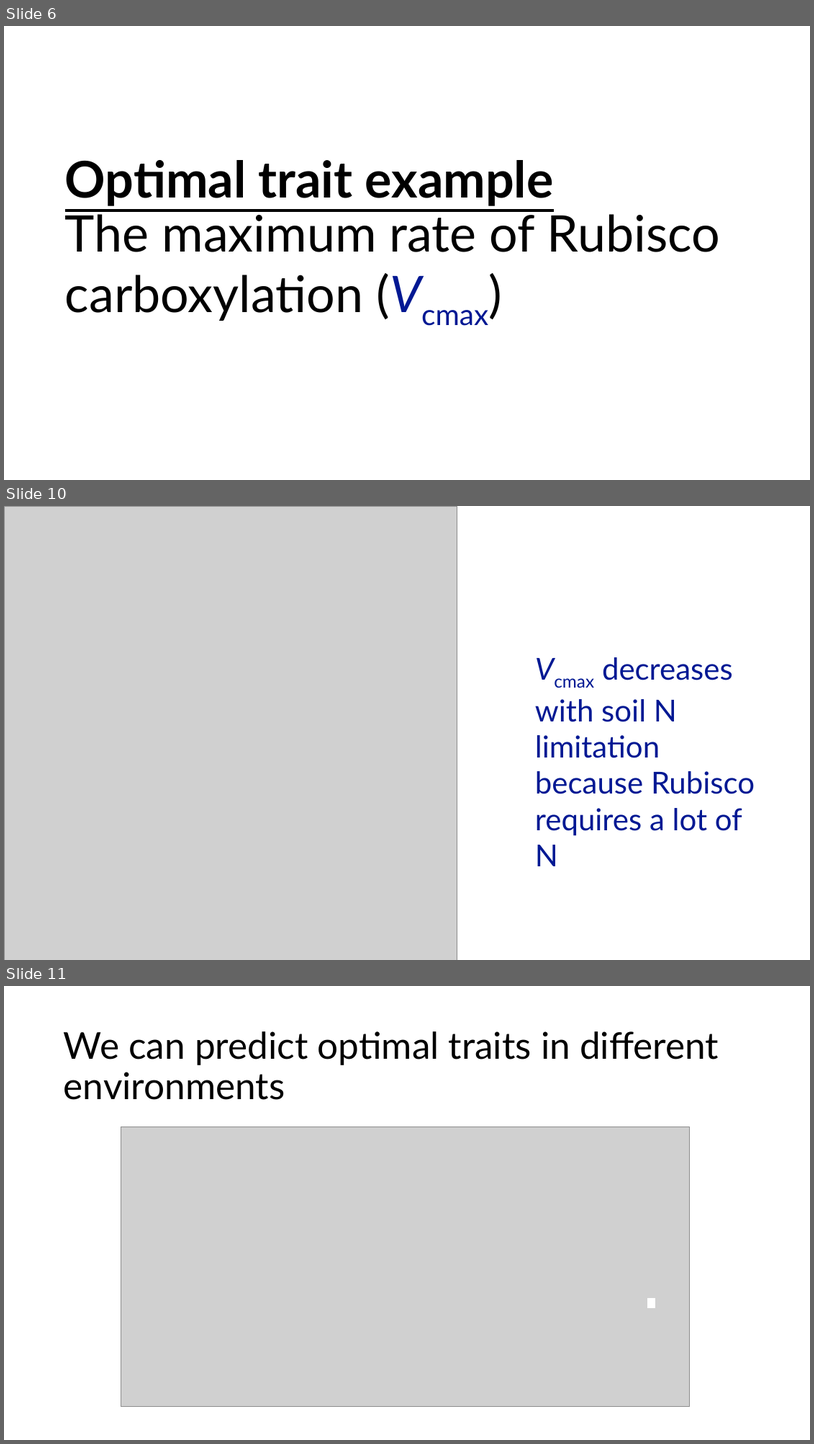
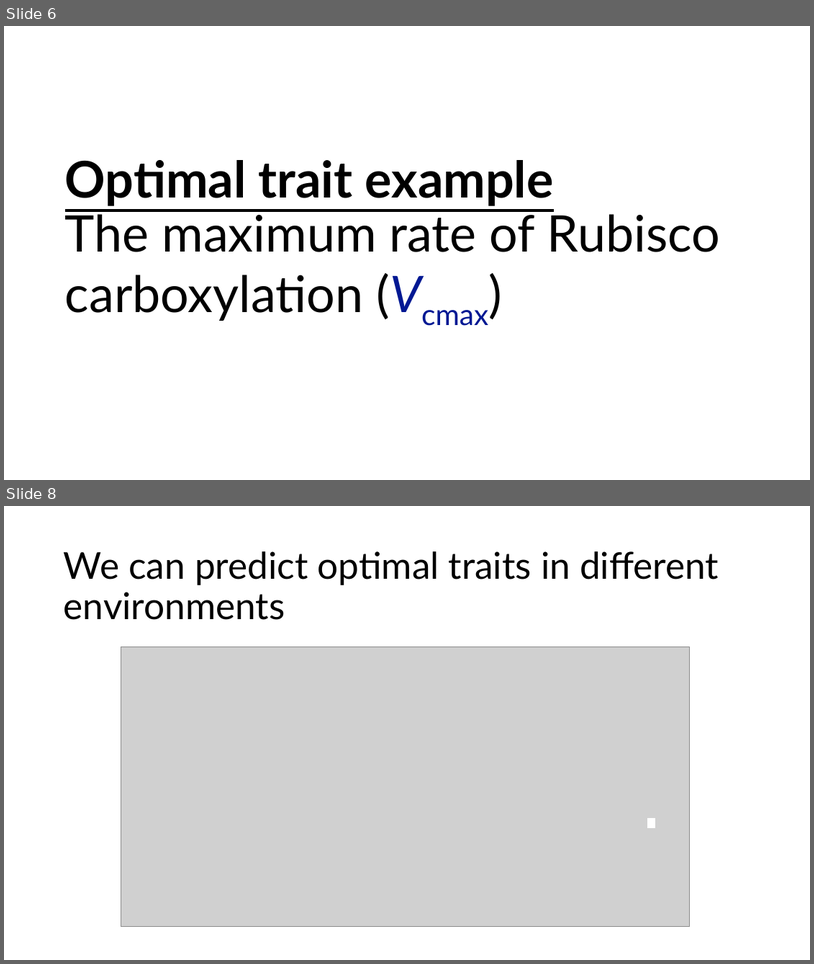
Before and after one commit to SmithEcophysLab/egu_2026, a slide deck: src/egu2026_optphoto_smith.pptx. Shown one above the other, each under a label of ours: slides 6, 10 and 11 before the commit, slides 6 and 8 after it; the slides between them are not shown. The pictures are 814x1444 and 814x964 pixels, drawn with LibreOffice and Linux fonts; fonts in the diff are those of the drawing; grey boxes stand for pictures. Boxes give left, top, right and bottom in pixels: in the first picture for what was removed or moved away, otherwise in the second. Text is boxed around its words. In the diff, an @@ line names an element or a change of style, - is before the commit and + after.

```diff
--- a/src/egu2026_optphoto_smith.pptx
+++ b/src/egu2026_optphoto_smith.pptx
@@ slide 10 removed at box(4, 506, 810, 960), background #FFFFFF @@
@@ picture removed at box(4, 506, 458, 960) @@
@@ text removed at box(535, 657, 755, 866) @@
-Vcmax decreases with soil N limitation because Rubisco requires a lot of N
@@ what was slide 11 is now slide 8 @@
```
Also in this commit, not shown: 12 slides changed, 2 slides added, 4 other slides removed, 1 other file.
